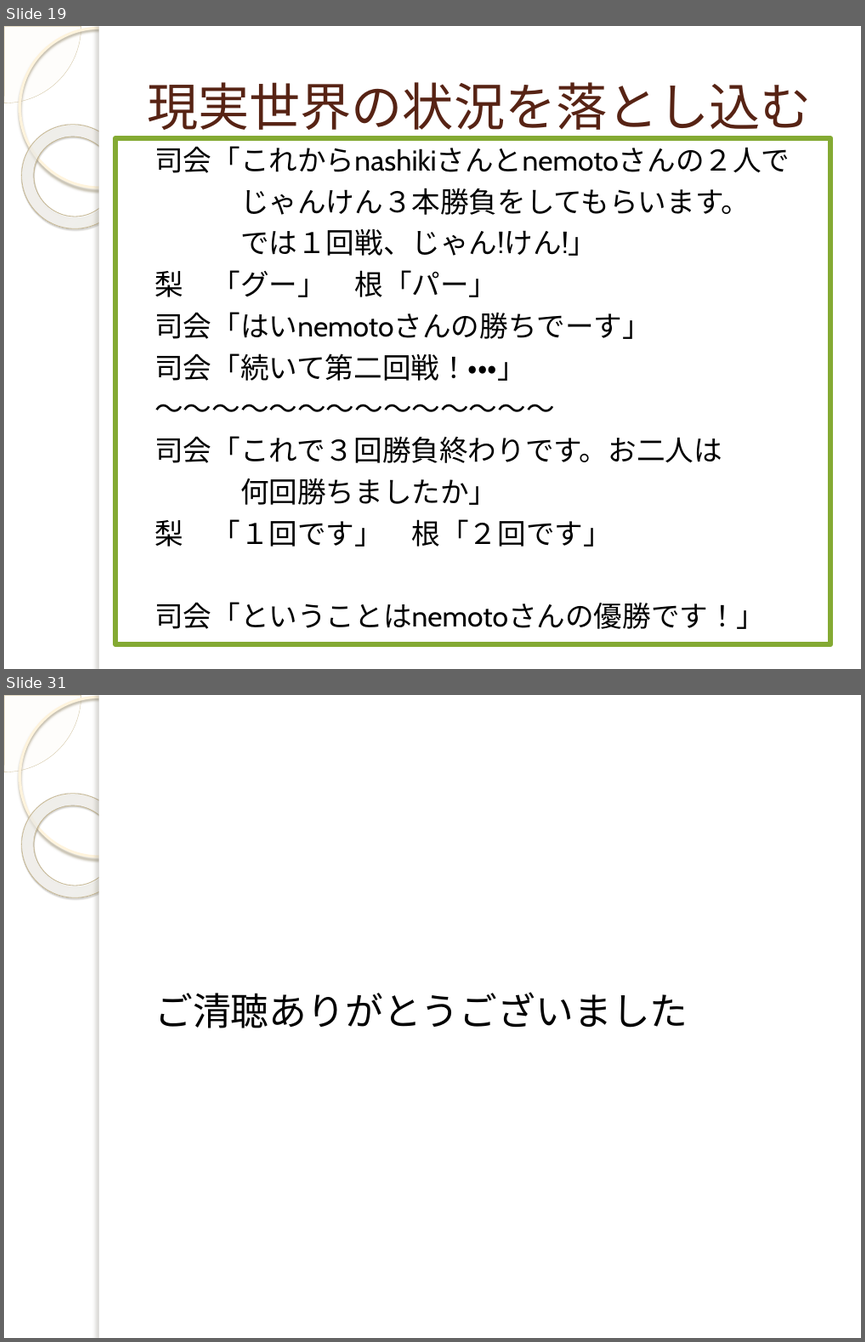
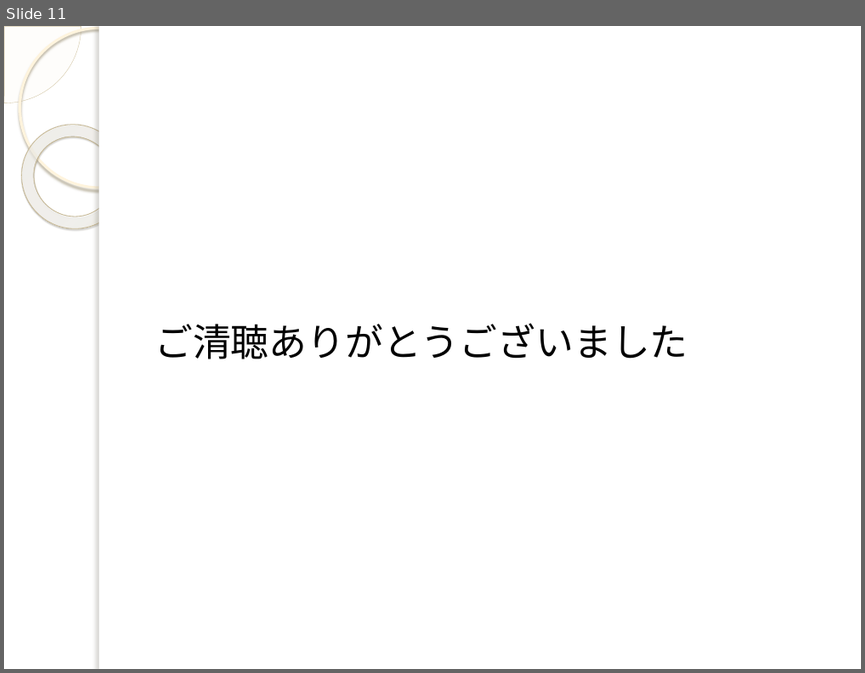
Before and after one commit to yuridonus/FEstudy, a slide deck: uwsc.pptx. Shown one above the other, each under a label of ours: slides 19 and 31 before the commit, slide 11 after it; the slides between them are not shown. The pictures are 865x1342 and 865x673 pixels, drawn with LibreOffice and Linux fonts; fonts in the diff are those of the drawing; background and template pictures are left out. Boxes give left, top, right and bottom in pixels: in the first picture for what was removed or moved away, otherwise in the second. Text is boxed around its words. In the diff, an @@ line names an element or a change of style, - is before the commit and + after.

```diff
--- a/uwsc.pptx
+++ b/uwsc.pptx
@@ slide 19 removed at box(4, 26, 861, 669), background picture (left out); not listed: 5 template elements that a slide beside it also shows @@
@@ title removed at box(147, 82, 812, 139) @@
-現実世界の状況を落とし込む
@@ rectangle removed at box(115, 138, 831, 645) @@
@@ text removed at box(154, 146, 789, 629) @@
-司会「これからnashikiさんとnemotoさんの２人で
-じゃんけん３本勝負をしてもらいます。
-では１回戦、じゃん!けん!」
-梨 「グー」 根「パー」
-司会「はいnemotoさんの勝ちでーす」
-司会「続いて第二回戦！・・・」
-～～～～～～～～～～～～～～
-司会「これで３回勝負終わりです。お二人は
-何回勝ちましたか」
-梨 「１回です」 根「２回です」
-司会「ということはnemotoさんの優勝です！」
@@ what was slide 31 is now slide 11 @@
```
Also in this commit, not shown: 3 slides changed, 7 slides added, 26 other slides removed, 1 other file.
